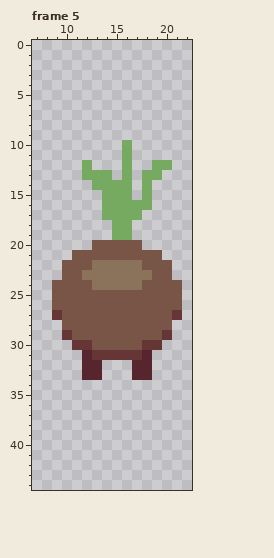
Two states of a pixel-art file, Assets/Art/Characters/Enemy/Coconut/Basic/Ase_Coconut_Basic_Up.aseprite. Above: the version before the commit.
32x48 pixels, 5 frames. Shown: frame 5: x 7..22, y 0..44. The commit also changed other frames, which this record leaves out.
After the commit:
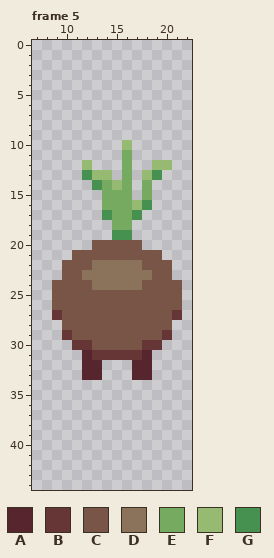
Palette (. is transparent): A #57252e  B #663535  C #795548  D #8a725b  E #75aa60  F #97ba73  G #469150
The commit says: Created Coconut Basic Attack prefab and telegraph
What changed:
--- frame 5, layer "Leaf"
@@ x 7..22 @@
  9 ................
-10 .........E......
+10 .........F......
 11 .........E......
-12 .....E...E..EE..
-13 .....EEE.E.EE...
-14 ......EEEE.E....
+12 .....F...E..FF..
+13 .....GFF.E.FG...
+14 ......GEFE.E....
 15 .......EEE.E....
-16 .......EEEEE....
-17 .......EEEE.....
+16 .......EEEFG....
+17 .......GEEG.....
 18 ........EE......
-19 ........EE......
+19 ........GG......
 20 ......CCCCC.....
